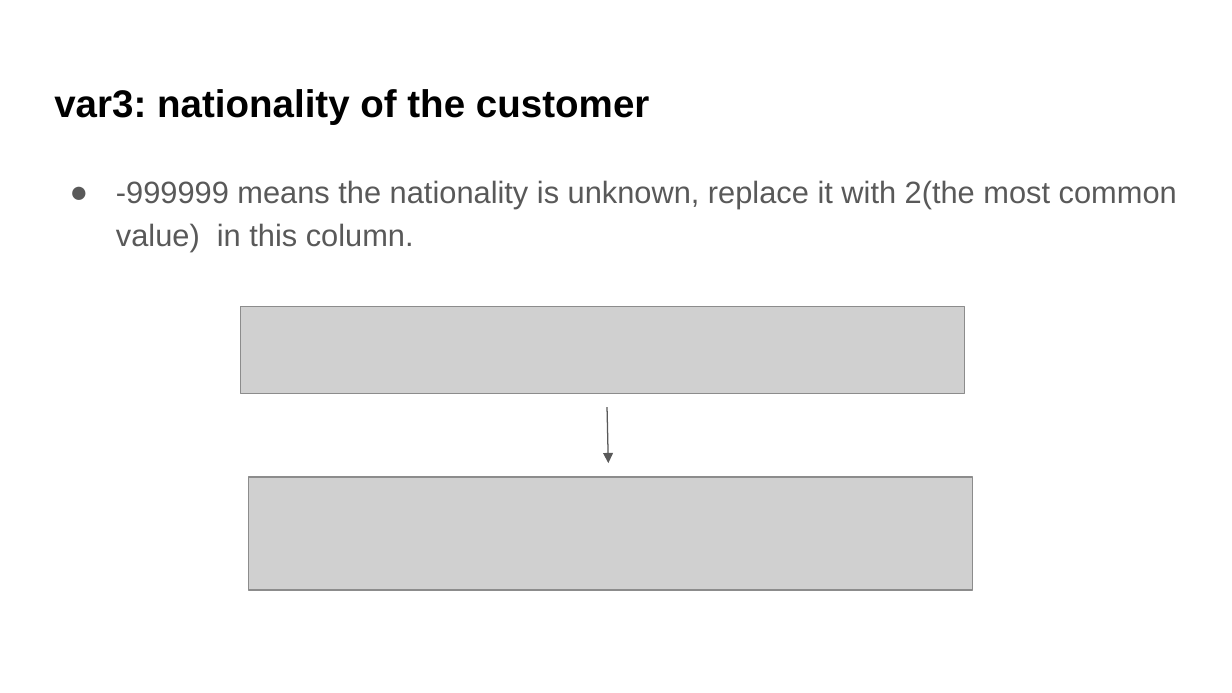
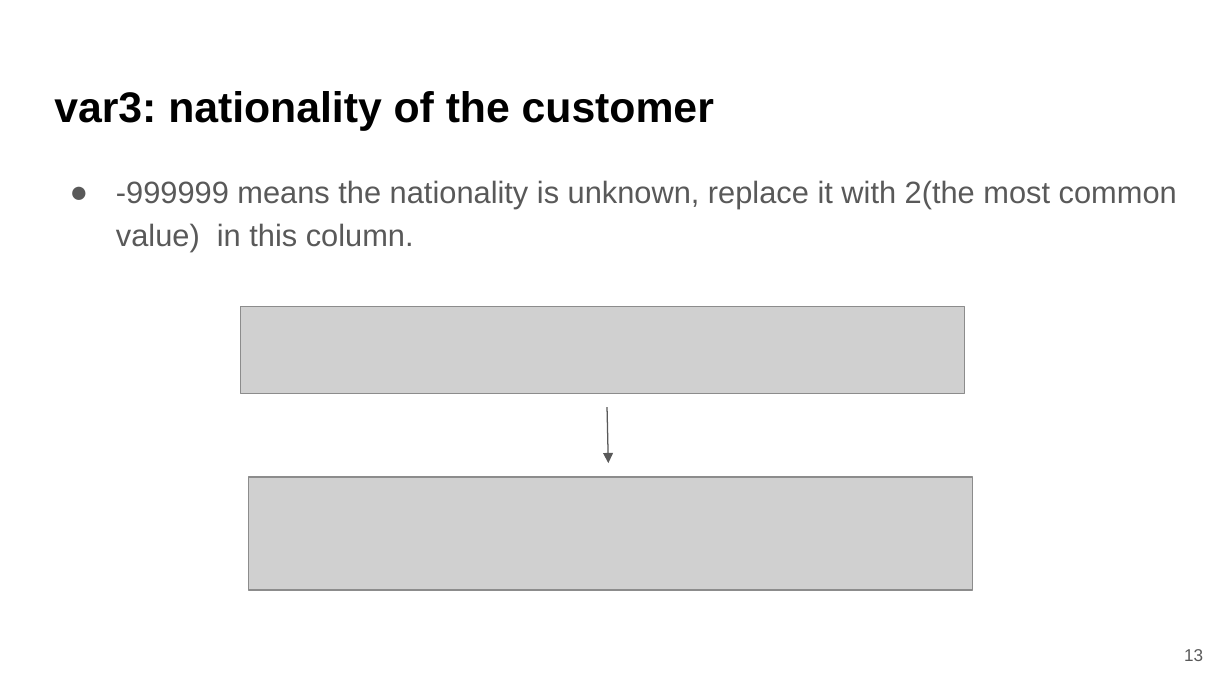
Before and after one commit to 1112-nccu-datascience/final-project-group1, a slide deck: slide 13 of docs/1112_DS-FP_group1.pptx. Drawn at 1232x693 pixels with LibreOffice and Linux fonts; fonts in the diff are those of the drawing; grey boxes stand for pictures. Boxes give left, top, right and bottom in pixels: in the first picture for what was removed or moved away, otherwise in the second. Text is boxed around its words. In the diff, an @@ line names an element or a change of style, - is before the commit and + after.

```diff
--- a/docs/1112_DS-FP_group1.pptx
+++ b/docs/1112_DS-FP_group1.pptx
@@ title "var3: nationality of the customer" at [54,91,714,131]: size 22.5 to 25 pt @@
@@ page number added at [1184,649,1203,661], 10 pt, text #595959 @@
+13
```
Also in this commit, not shown: 19 other slides changed, 17 slides added, 7 slides removed.
